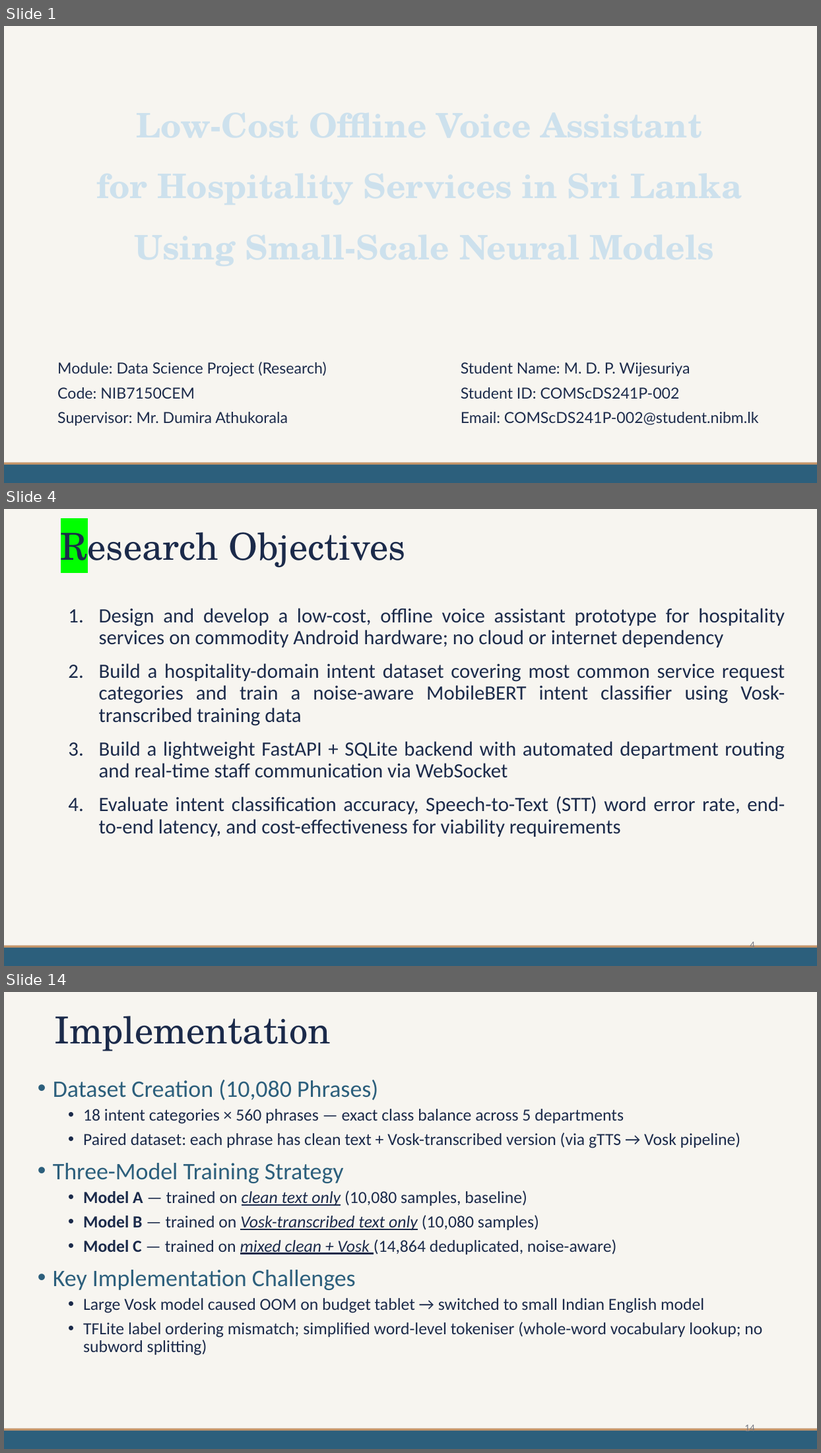
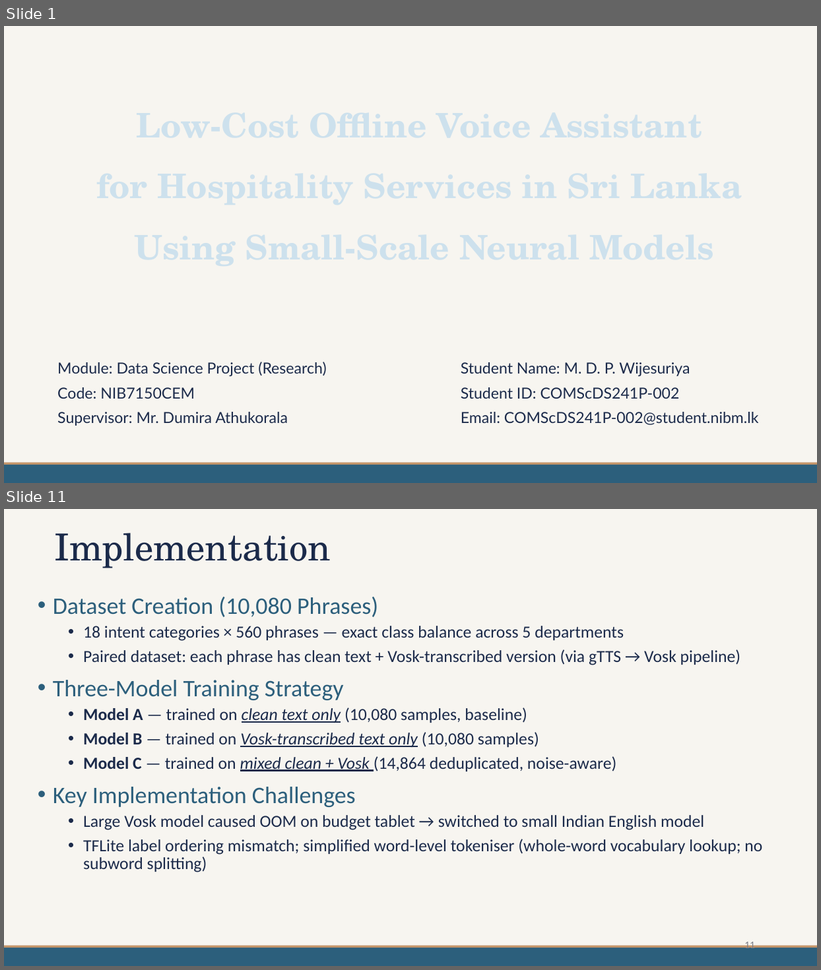
Before and after one commit to mdpw/msc-research, a slide deck: documents/Viva Presentation.pptx. Shown one above the other, each under a label of ours: slides 1, 4 and 14 before the commit, slides 1 and 11 after it; the slides between them are not shown. The pictures are 821x1453 and 821x970 pixels, drawn with LibreOffice and Linux fonts; fonts in the diff are those of the drawing. Boxes give left, top, right and bottom in pixels: in the first picture for what was removed or moved away, otherwise in the second. Text is boxed around its words. In the diff, an @@ line names an element or a change of style, - is before the commit and + after.

```diff
--- a/documents/Viva Presentation.pptx
+++ b/documents/Viva Presentation.pptx
@@ slide 4 removed at [4,509,817,966], background #F7F5F0; not listed: 2 template elements that a slide beside it also shows @@
@@ title removed at [61,524,405,572] @@
-Research Objectives
@@ text removed at [99,608,785,837] @@
-1. Design and develop a low-cost, offline voice assistant prototype for hospitality services on commodity Android hardware; no cloud or internet dependency
-2. Build a hospitality-domain intent dataset covering most common service request categories and train a noise-aware MobileBERT intent classifier using Vosk-transcribed training data
-3. Build a lightweight FastAPI + SQLite backend with automated department routing and real-time staff communication via WebSocket
-4. Evaluate intent classification accuracy, Speech-to-Text (STT) word error rate, end-to-end latency, and cost-effectiveness for viability requirements
@@ page number removed at [750,940,755,952] @@
-4
@@ what was slide 14 is now slide 11 @@
@@ page number at [745,940,755,952]: text changed @@
-14
+11
```
Also in this commit, not shown: 6 slides changed, 4 slides added, 6 other slides removed.
